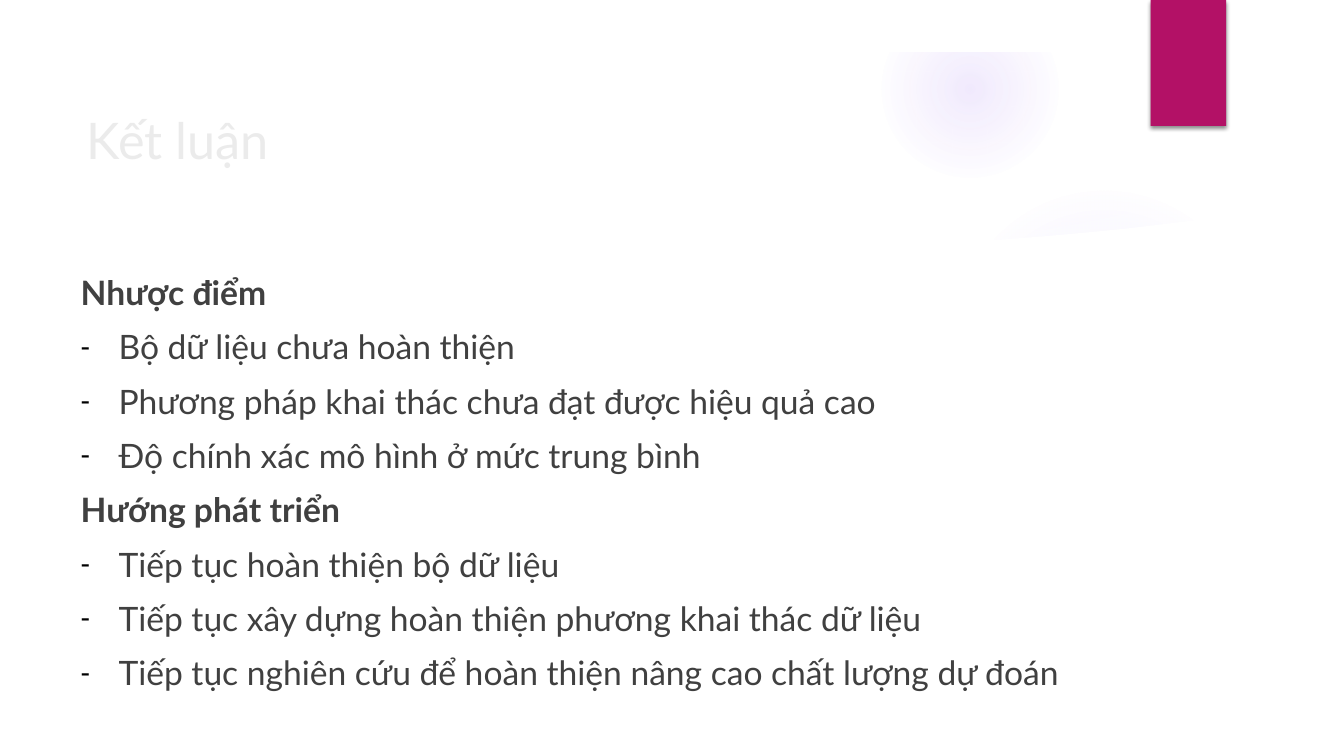
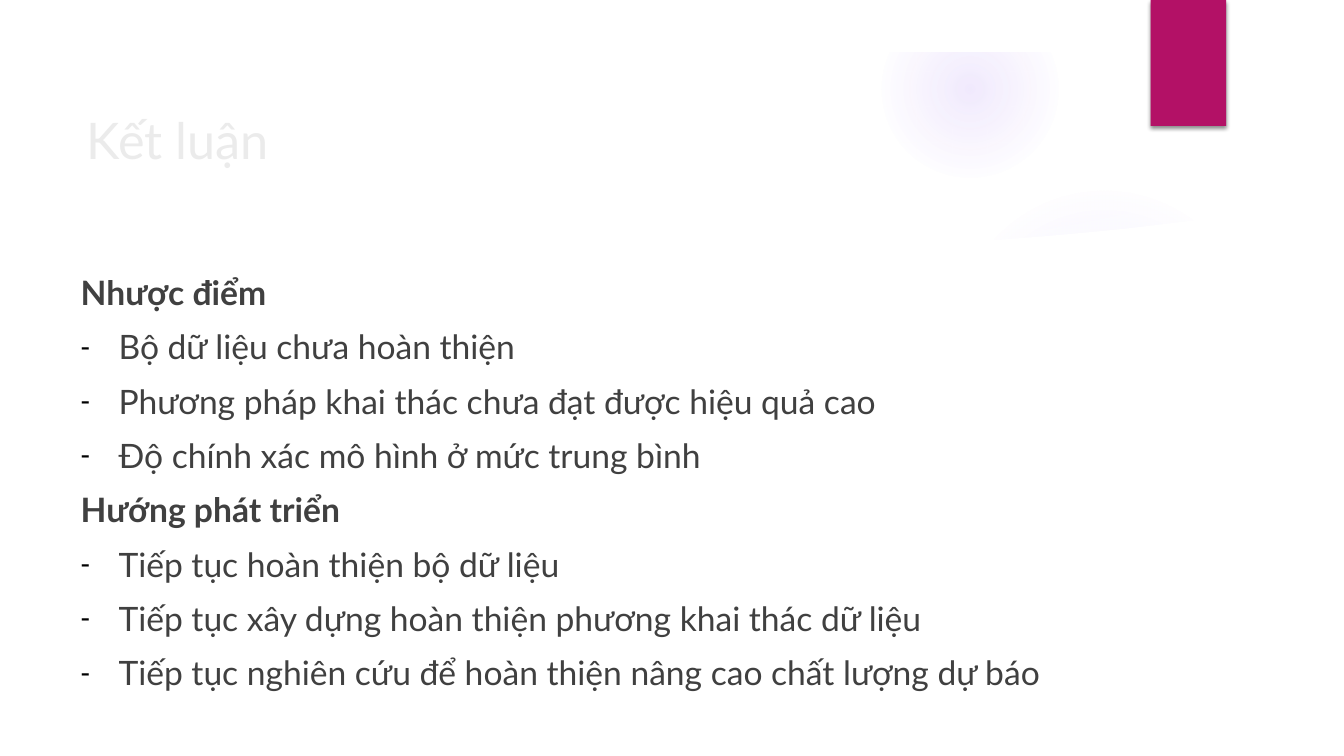
Before and after one commit to DesertFoxee/ai_room_price_prediction, a slide deck: slide 24 of Slide.pptx. Drawn at 1344x756 pixels with LibreOffice and Linux fonts; fonts in the diff are those of the drawing; background and template pictures are left out. Boxes give left, top, right and bottom in pixels: in the first picture for what was removed or moved away, otherwise in the second. Text is boxed around its words. In the diff, an @@ line names an element or a change of style, - is before the commit and + after.

```diff
--- a/Slide.pptx
+++ b/Slide.pptx
@@ text at box(119, 657, 1040, 691): text changed @@
-– Tiếp tục nghiên cứu để hoàn thiện nâng cao chất lượng dự đoán
+– Tiếp tục nghiên cứu để hoàn thiện nâng cao chất lượng dự báo
```
Also in this commit, not shown: 12 other slides changed, 1 other file.
